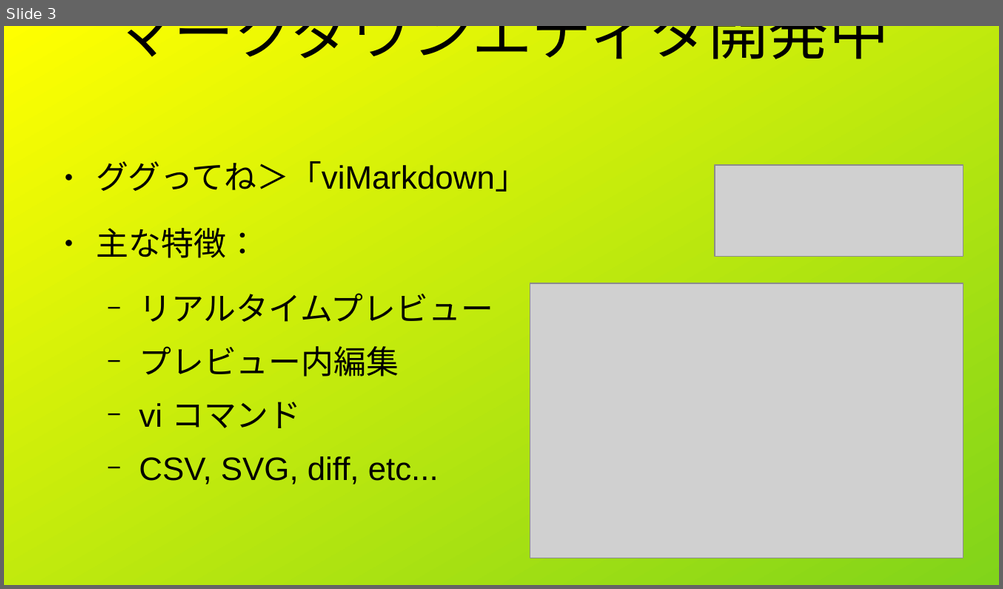
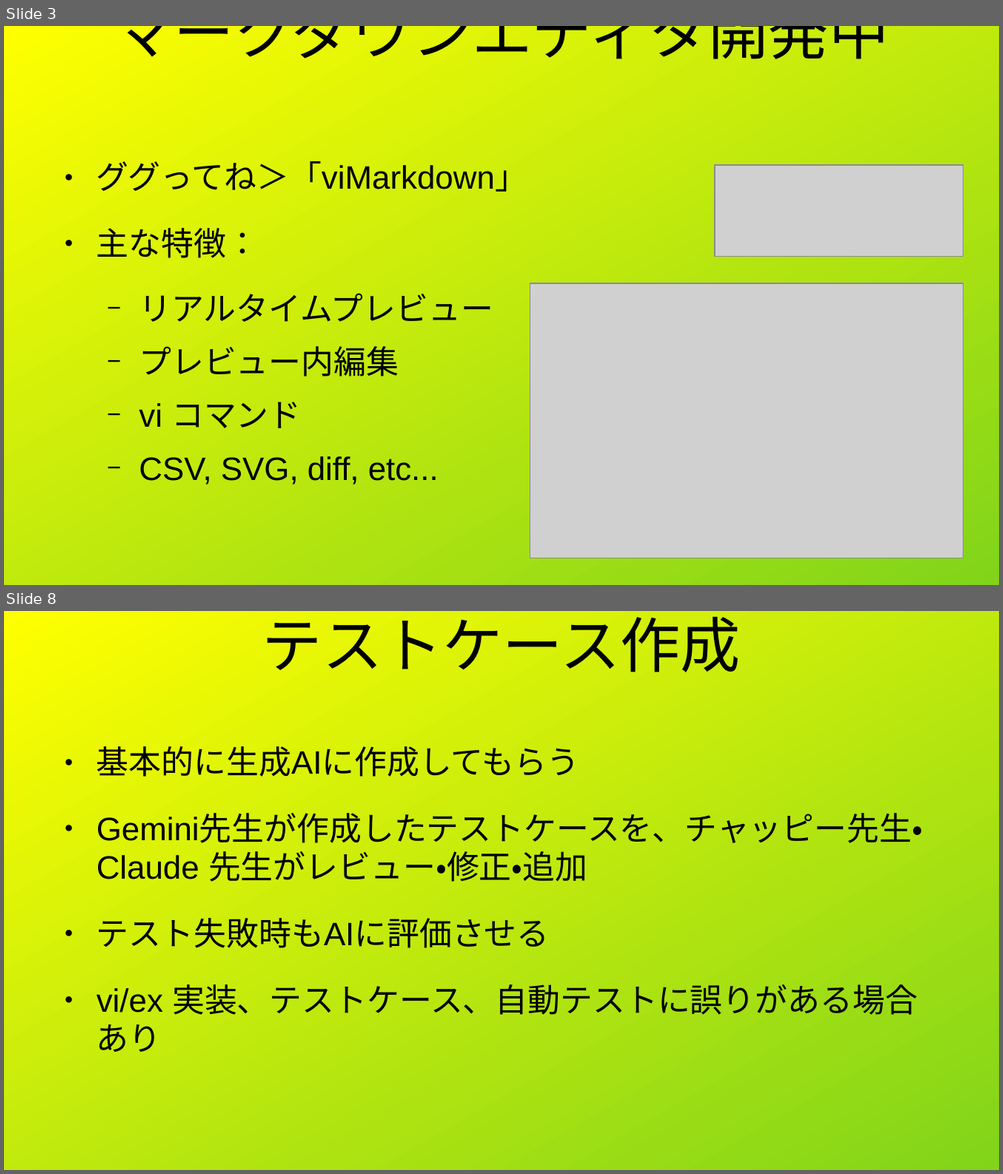
Before and after one commit to shigmas/viMarkdown, a slide deck: tech/ja/LT20260708/自動テスト.odp. Shown one above the other, each under a label of ours: slide 3 before the commit, slides 3 and 8 after it; the slides between them are not shown. The pictures are 1003x589 and 1003x1174 pixels, drawn with LibreOffice and Linux fonts; fonts in the diff are those of the drawing; grey boxes stand for pictures. Boxes give left, top, right and bottom in pixels: in the first picture for what was removed or moved away, otherwise in the second. Text is boxed around its words. In the diff, an @@ line names an element or a change of style, - is before the commit and + after.

```diff
--- a/tech/ja/LT20260708/自動テスト.odp
+++ b/tech/ja/LT20260708/自動テスト.odp
@@ slide 8 added at [4, 611, 999, 1170], background gradient #FFFF00 to #81D41A @@
@@ title added at [262, 616, 740, 672], 48 pt, text #000000 @@
+テストケース作成
@@ text added at [96, 746, 922, 1052], 25.9 pt, text #000000 @@
+● 基本的に生成AIに作成してもらう
+● Gemini先生が作成したテストケースを、チャッピー先生・Claude 先生がレビュー・修正・追加
+● テスト失敗時もAIに評価させる
+● vi/ex 実装、テストケース、自動テストに誤りがある場合あり
```
Also in this commit, not shown: 4 slides changed, 4 other slides added, 3 slides removed, 2 other files.
